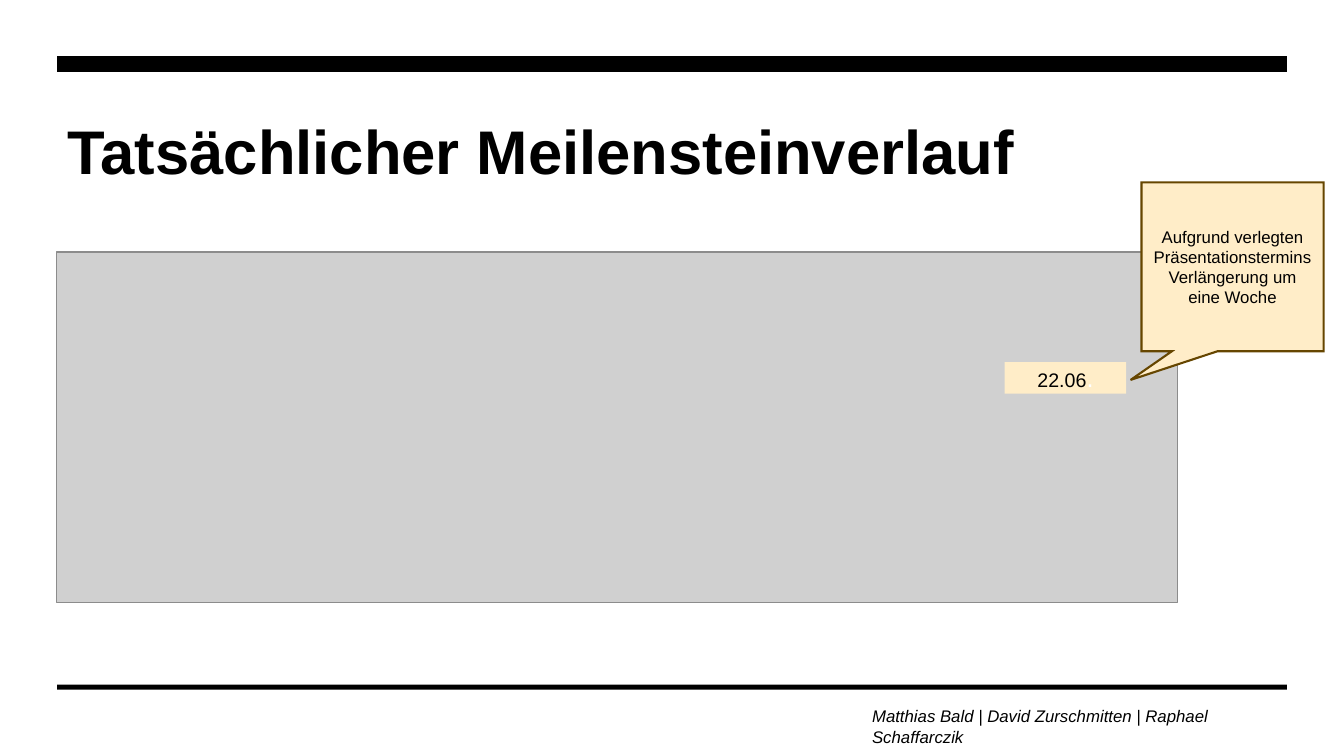
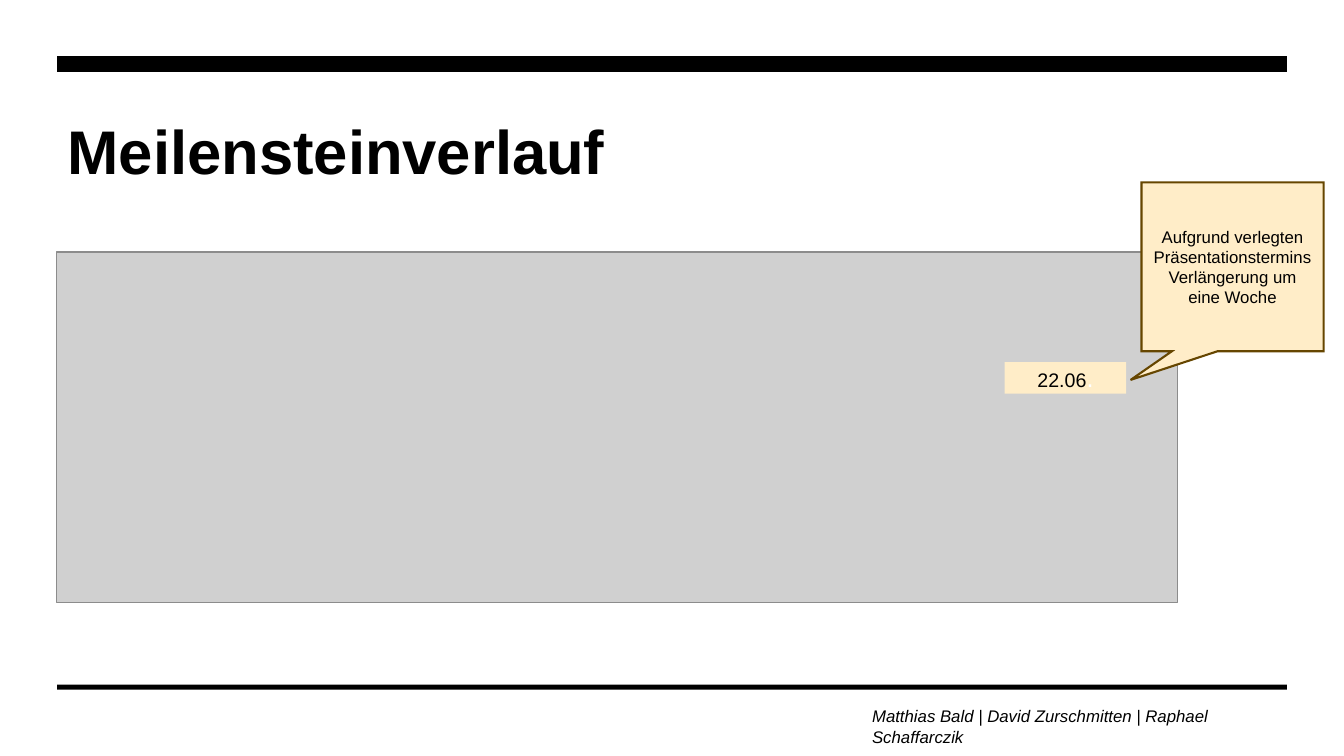
Before and after one commit to zurdavid/projektpraktikum-datascience, a slide deck: slide 13 of präsentationen/Abschlusspräsentation_Entwurf.pptx (slide 15 before the commit). Drawn at 1344x756 pixels with LibreOffice and Linux fonts; fonts in the diff are those of the drawing; grey boxes stand for pictures. Boxes give left, top, right and bottom in pixels: in the first picture for what was removed or moved away, otherwise in the second. Text is boxed around its words. In the diff, an @@ line names an element or a change of style, - is before the commit and + after.

```diff
--- a/präsentationen/Abschlusspräsentation_Entwurf.pptx
+++ b/präsentationen/Abschlusspräsentation_Entwurf.pptx
@@ title at (68,129,605,175): text changed @@
-Tatsächlicher Meilensteinverlauf
+Meilensteinverlauf
```
Also in this commit, not shown: 9 other slides changed, 4 slides added, 4 slides removed, 2 other files.
